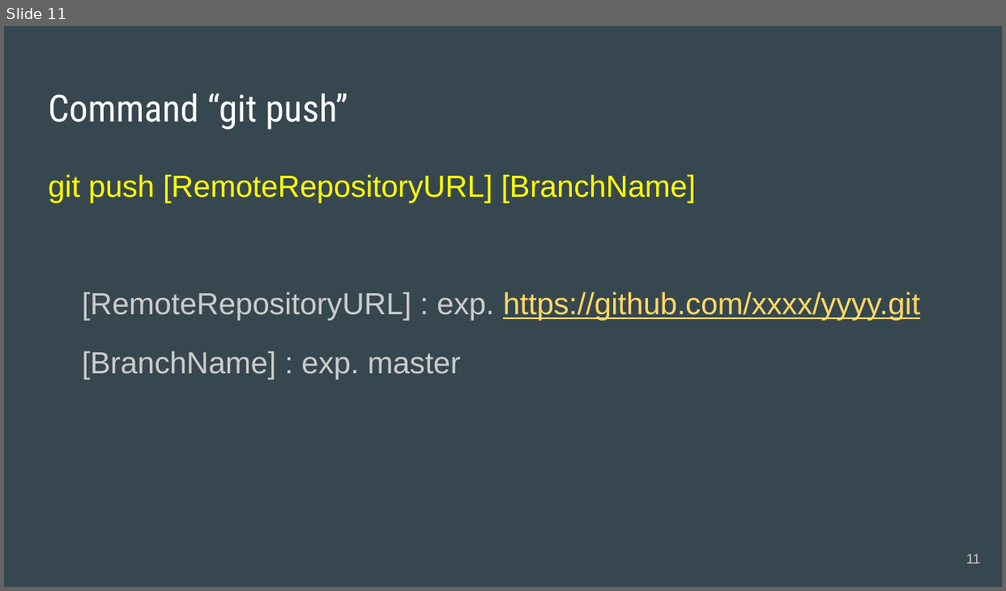
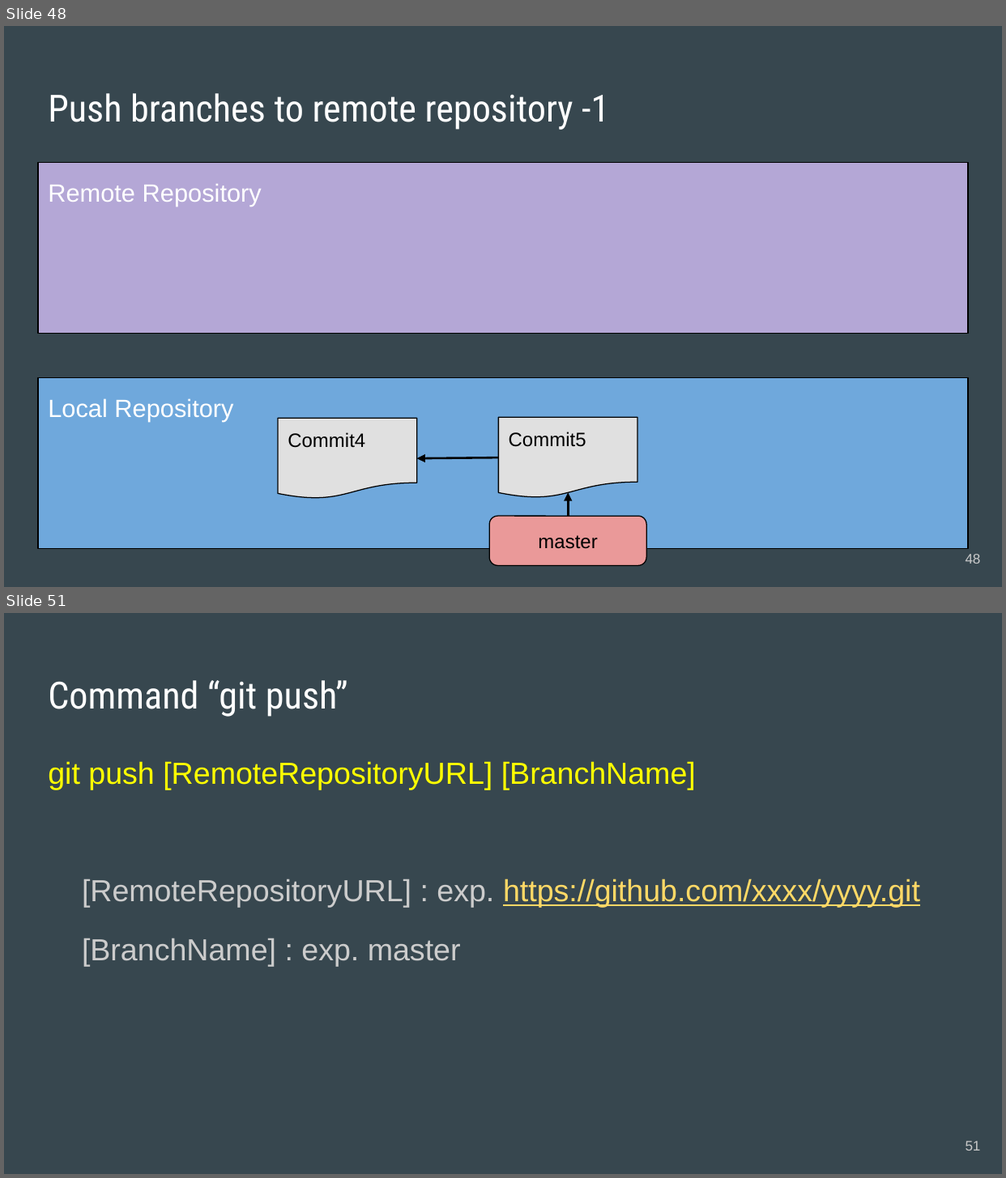
Before and after one commit to acchi17/StudyGit, a slide deck: GitStudySession.pptx. Shown one above the other, each under a label of ours: slide 11 before the commit, slides 48 and 51 after it; the slides between them are not shown. The pictures are 1006x591 and 1006x1178 pixels, drawn with LibreOffice and Linux fonts; fonts in the diff are those of the drawing. Boxes give left, top, right and bottom in pixels: in the first picture for what was removed or moved away, otherwise in the second. Text is boxed around its words. In the diff, an @@ line names an element or a change of style, - is before the commit and + after.

Commit message:
Change@branch6

```diff
--- a/GitStudySession.pptx
+++ b/GitStudySession.pptx
@@ slide 48 added at (x1=4, y1=26, x2=1002, y2=587), background #37474F @@
@@ title added at (x1=48, y1=93, x2=609, y2=130), 27 pt, text #FFFFFF @@
+Push branches to remote repository -1
@@ text added at (x1=38, y1=163, x2=968, y2=333), fill #B4A7D6, outline #000000 0.75 pt, 18 pt, text #FFFFFF @@
+Remote Repository
@@ text added at (x1=38, y1=378, x2=968, y2=549), fill #6FA8DC, outline #000000 0.75 pt, 18 pt, text #FFFFFF @@
+Local Repository
@@ flow chart document added at (x1=278, y1=418, x2=416, y2=499), fill #E0E0E0, outline #000000 0.75 pt, 14 pt, text #000000 @@
+Commit4
@@ flow chart document added at (x1=498, y1=417, x2=637, y2=498), fill #E0E0E0, outline #000000 0.75 pt, 14 pt, text #000000 @@
+Commit5
@@ arrow added from (498, 458) to (417, 459), #000000 1.5 pt @@
@@ arrow added from (568, 516) to (568, 493), #000000 1.5 pt @@
@@ rounded rectangle added at (x1=489, y1=516, x2=646, y2=566), fill #EA9999, outline #000000 0.75 pt, 14 pt, text #000000 @@
+master
@@ page number added at (x1=965, y1=554, x2=981, y2=564), 10 pt, text #CACACA @@
+48
@@ what was slide 11 is now slide 51 @@
@@ page number at (x1=965, y1=1141, x2=981, y2=1151): text changed @@
-11
+51
```
Also in this commit, not shown: 7 slides changed, 34 other slides added, 2 slides removed.
